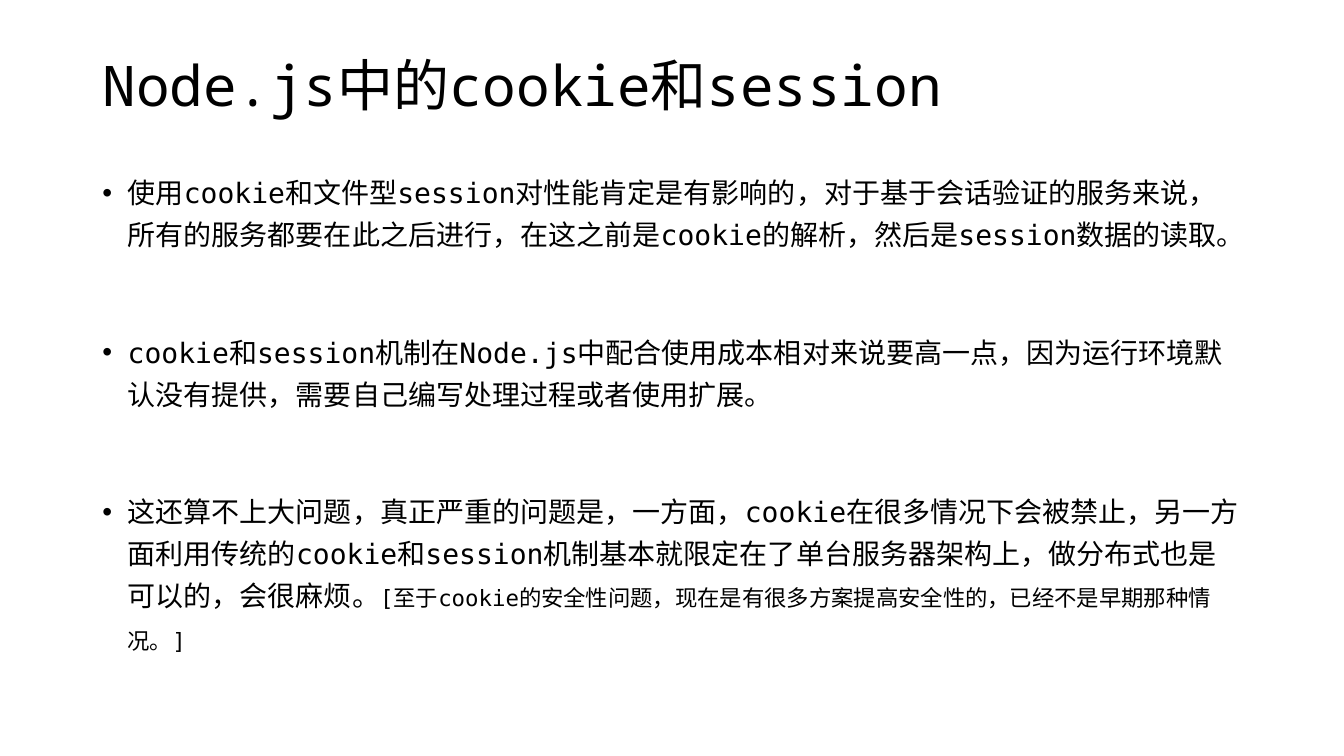
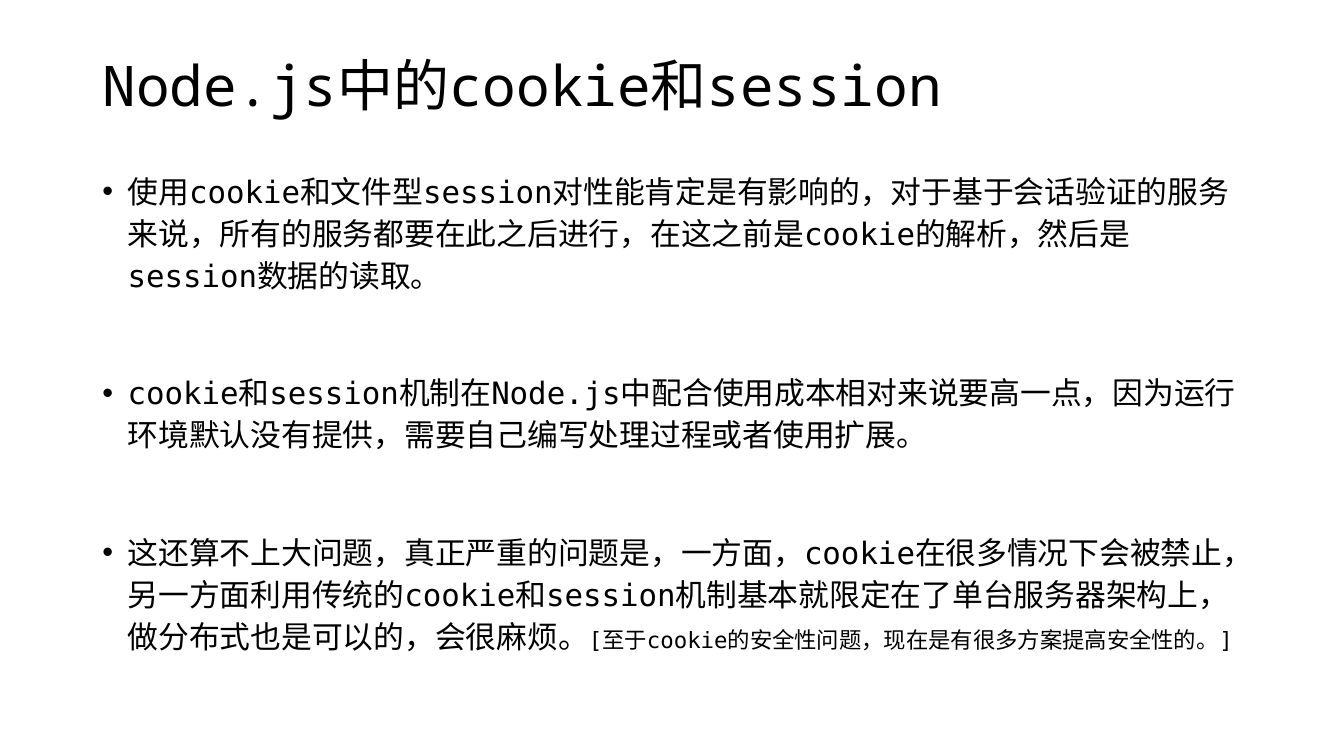
Before and after one commit to edu2act/course-wechat-and-miniprogram, a slide deck: slide 6 of materials/ch09/ch09-HTTP协议和复杂通信.pptx. Drawn at 1344x756 pixels with LibreOffice and Linux fonts; fonts in the diff are those of the drawing. Boxes give left, top, right and bottom in pixels: in the first picture for what was removed or moved away, otherwise in the second. Text is boxed around its words. In the diff, an @@ line names an element or a change of style, - is before the commit and + after.

```diff
--- a/materials/ch09/ch09-HTTP协议和复杂通信.pptx
+++ b/materials/ch09/ch09-HTTP协议和复杂通信.pptx
@@ text at bbox=[128, 177, 1236, 449]: size 20 to 22 pt in "使用cookie和文件型session对性能肯定是有影响的，对于基于会话验证的服务来说，所有的服务都要在此之后进行，在这 ...", "cookie和session机制在Node.js中配合使用成本相对来说要高一点，因为运行环境默认没有提供，需要自己编写处 ..." @@
@@ text at bbox=[128, 538, 1254, 651]: text changed; size 20 to 22 pt @@
-• 这还算不上大问题，真正严重的问题是，一方面，cookie在很多情况下会被禁止，另一方面利用传统的cookie和session机制基本就限定在了单台服务器架构上，做分布式也是可以的，会很麻烦。[至于cookie的安全性问题，现在是有很多方案提高安全性的，已经不是早期那种情况。]
+• 这还算不上大问题，真正严重的问题是，一方面，cookie在很多情况下会被禁止，另一方面利用传统的cookie和session机制基本就限定在了单台服务器架构上，做分布式也是可以的，会很麻烦。[至于cookie的安全性问题，现在是有很多方案提高安全性的。]
```
Also in this commit, not shown: 9 other slides changed, 2 slides added, 6 slides removed, 6 other files.
